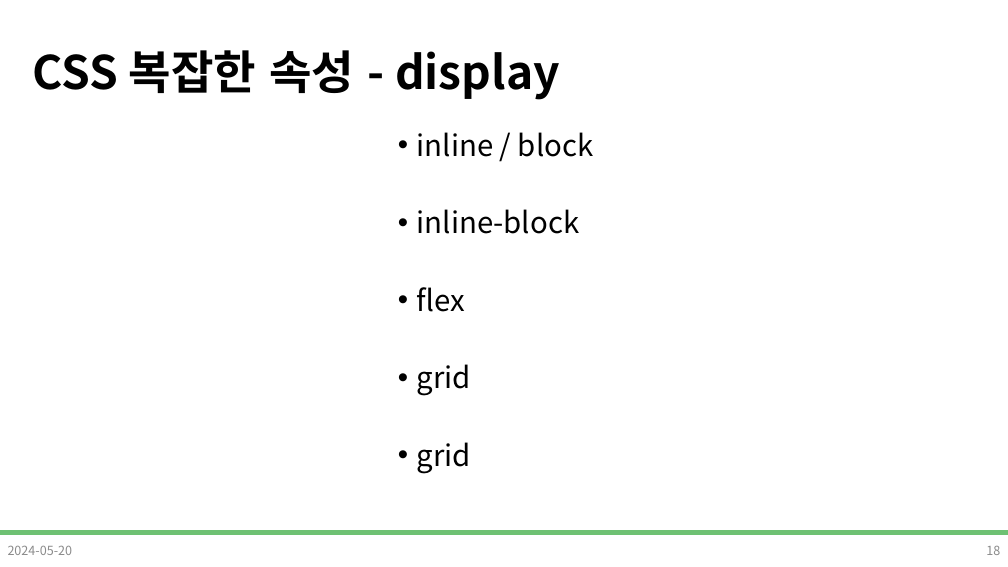
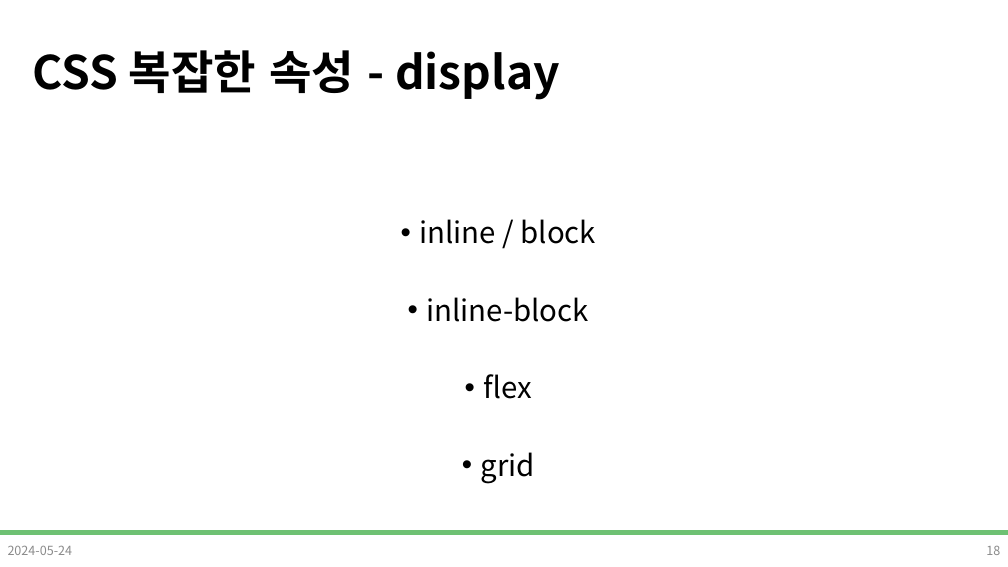
Before and after one commit to DevDamon0527/SeSAC_Yeongdeungpo_Campus_6th, a slide deck: slide 18 of material/[SeSAC_YDP_6] 03_CSS_3.pptx. Drawn at 1008x567 pixels with LibreOffice and Linux fonts; fonts in the diff are those of the drawing; background and template pictures are left out. Boxes give left, top, right and bottom in pixels: in the first picture for what was removed or moved away, otherwise in the second. Text is boxed around its words. In the diff, an @@ line names an element or a change of style, - is before the commit and + after.

```diff
--- a/material/[SeSAC_YDP_6] 03_CSS_3.pptx
+++ b/material/[SeSAC_YDP_6] 03_CSS_3.pptx
@@ text "inline / block": place and size @@
-text "inline / block" at bbox=[417, 132, 593, 474]
+text "inline / block" at bbox=[419, 219, 596, 484]
@@ text "inline / block" at bbox=[419, 219, 596, 484]: alignment left to centre @@
@@ text at bbox=[417, 442, 471, 474]: paragraph removed @@
-• grid
@@ text at bbox=[8, 546, 73, 555]: text changed @@
-2024-05-20
+2024-05-24
```
Also in this commit, not shown: 13 other slides changed, 3 slides added, 16 other files.
